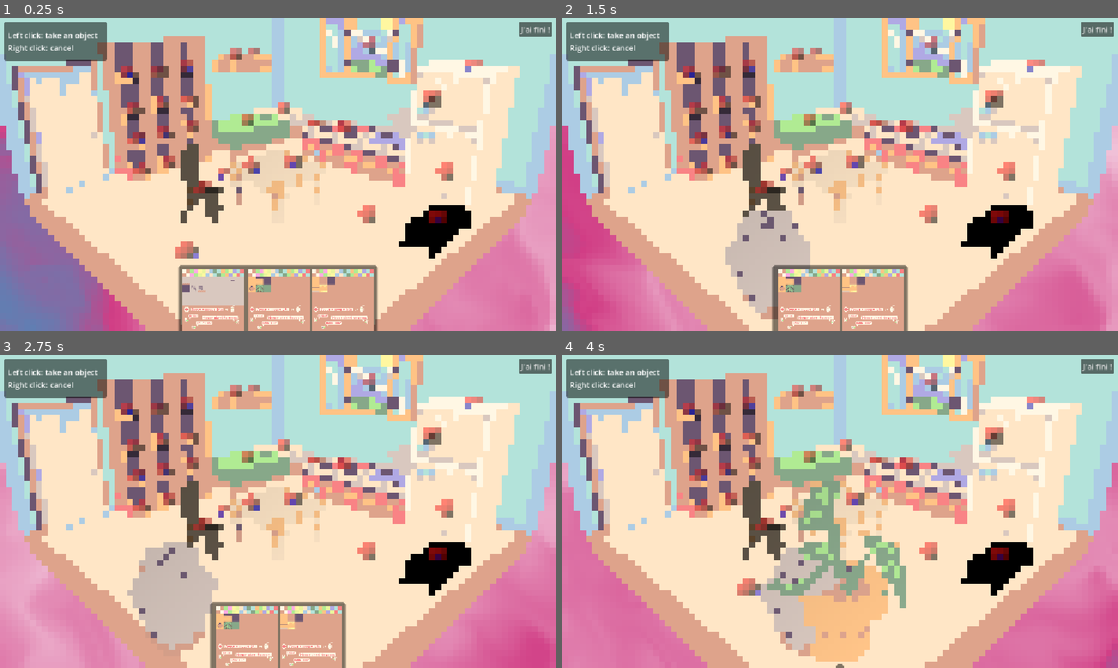
Above: before the commit, frames 1-4 (two rows, left to right).
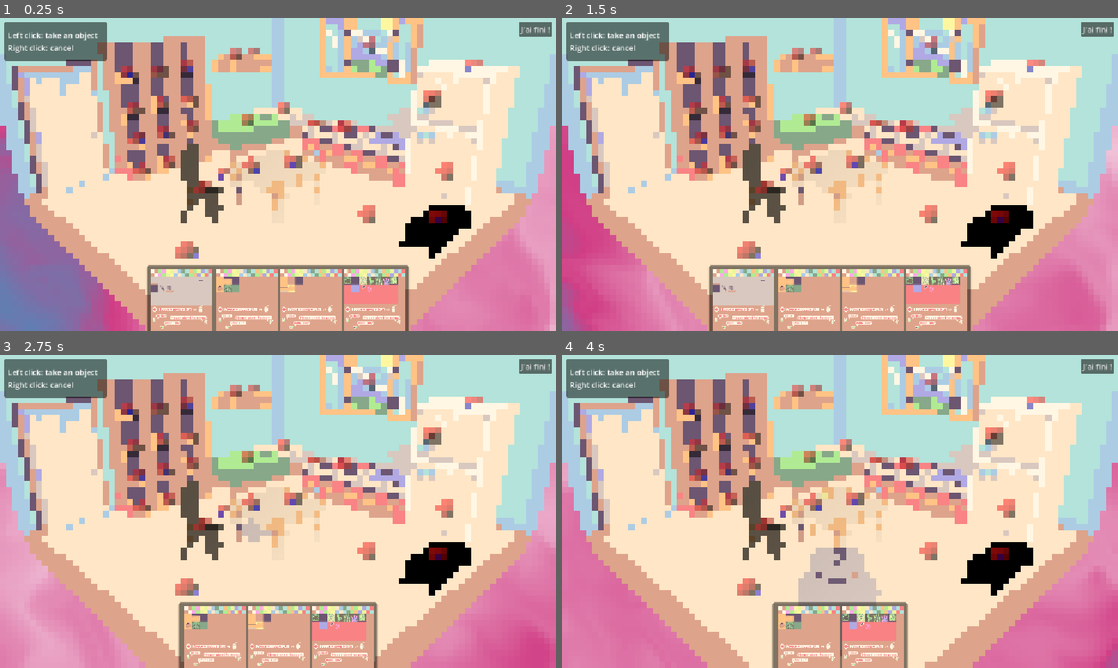
Above: after the commit, the same moments.

Repository: TotoEnF5/enjam-2026
Game: Godot game, scene res://scenes/house.tscn
Two runs of this game, one before a commit and one after it. Both use one fixed random seed, a clock stepped at 60 frames per second and the inputs below.
Inputs (mouse positions are in pixels of both pictures, inside the frame that each line leads up to):
- Up to frame 1 (0.25 s): no input
- Up to frame 2 (1.5 s): click (773, 299) at 0.52 s; click (778, 299) at 1.27 s
- Up to frame 3 (2.75 s): click (183, 636) at 2.02 s
- Up to frame 4 (4 s): click (806, 636) at 2.77 s; click (840, 636) at 3.52 s

The runs differ from the first frame. In frame 1, 5.6% of the frame differs, in the area x 26-74%, y 78-100%; in frame 2, 5.8%; in frame 3, 8.2%; in frame 4, 9.9%, in the area x 35-63%, y 40-100%.

Commit message:
arbre + affiche

Diff:
--- a/resources/inventories/inventory_0.tres
+++ b/resources/inventories/inventory_0.tres
@@ -6,8 +6,9 @@
 [ext_resource type="Resource" uid="uid://4nhpo0t26wa2" path="res://resources/items/chat_moche.tres" id="2_wksgd"]
 [ext_resource type="Resource" uid="uid://bwarnav0rcxuv" path="res://resources/items/plante.tres" id="4_hxdc7"]
 [ext_resource type="Resource" uid="uid://md8njyarhxww" path="res://resources/items/cane.tres" id="5_ieyme"]
+[ext_resource type="Resource" uid="uid://by6k1sv1s3ouy" path="res://resources/items/cadre.tres" id="6_hxdc7"]
 
 [resource]
 script = ExtResource("2_tvn4h")
-items = Array[ExtResource("1_akiyo")]([ExtResource("2_l37ns"), ExtResource("2_wksgd"), ExtResource("4_hxdc7"), ExtResource("5_ieyme")])
+items = Array[ExtResource("1_akiyo")]([ExtResource("2_l37ns"), ExtResource("2_wksgd"), ExtResource("4_hxdc7"), ExtResource("5_ieyme"), ExtResource("6_hxdc7")])
 metadata/_custom_type_script = "uid://bhgyebr222u8t"
--- /dev/null
+++ b/resources/items/affiche.tres
@@ -0,0 +1,13 @@
+[gd_resource type="Resource" script_class="InventoryObject" format=3 uid="uid://p1c82yet53yy"]
+
+[ext_resource type="Texture2D" uid="uid://b2472cg2oe8h7" path="res://assets/Models/AfficheFilm.png" id="1_a01uv"]
+[ext_resource type="Script" uid="uid://dlva75r2hqvej" path="res://resources/inventory_object.gd" id="1_ouc4n"]
+[ext_resource type="PackedScene" uid="uid://ysjbfw5mc4gc" path="res://scenes/placeable_objects/affiche.tscn" id="2_w4y0e"]
+
+[resource]
+script = ExtResource("1_ouc4n")
+inventory_image = ExtResource("1_a01uv")
+placeable_object = ExtResource("2_w4y0e")
+title = "Affiche de film de [Prénom]"
+description = "En plissant les yeux très fort et en louchant, on croirait presque voir [Prénom] sur l'affiche. Je ne vois pas d'autre raison d'avoir gardé une affiche de ce film..."
+metadata/_custom_type_script = "uid://dlva75r2hqvej"
--- /dev/null
+++ b/resources/items/arbre_chat.tres
@@ -0,0 +1,18 @@
+[gd_resource type="Resource" script_class="InventoryObject" format=3 uid="uid://crbwpn7rtbipm"]
+
+[ext_resource type="Script" uid="uid://dlva75r2hqvej" path="res://resources/inventory_object.gd" id="1_6ycq4"]
+[ext_resource type="Texture2D" uid="uid://dch0kgteclirl" path="res://assets/Models/Canne.png" id="1_uyvmv"]
+[ext_resource type="PackedScene" uid="uid://c4ubcxod13q22" path="res://scenes/placeable_objects/arbre_chat.tscn" id="2_cxw44"]
+[ext_resource type="AudioStream" uid="uid://ch83yivrn4m1d" path="res://resources/place_audio.tres" id="2_p5370"]
+[ext_resource type="AudioStream" uid="uid://bsupge02tb6ug" path="res://resources/yeet_audio.tres" id="5_orvuf"]
+
+[resource]
+script = ExtResource("1_6ycq4")
+inventory_image = ExtResource("1_uyvmv")
+placeable_object = ExtResource("2_cxw44")
+title = "Arbre à chat"
+description = "Y'avait rien d'autre à [color=green]Gamm Vert[/color]."
+on_etagere = false
+place_audio_streams = ExtResource("2_p5370")
+yeet_audio_streams = ExtResource("5_orvuf")
+metadata/_custom_type_script = "uid://dlva75r2hqvej"
--- /dev/null
+++ b/resources/items/cadre.tres
@@ -0,0 +1,18 @@
+[gd_resource type="Resource" script_class="InventoryObject" format=3 uid="uid://by6k1sv1s3ouy"]
+
+[ext_resource type="Script" uid="uid://dlva75r2hqvej" path="res://resources/inventory_object.gd" id="1_cr7ps"]
+[ext_resource type="Texture2D" uid="uid://cacxvihjkf5j0" path="res://assets/Models/AquariumAvecPoisson.png" id="1_fa1w0"]
+[ext_resource type="AudioStream" uid="uid://ch83yivrn4m1d" path="res://resources/place_audio.tres" id="2_jsyyq"]
+[ext_resource type="PackedScene" uid="uid://deebf20g30w3" path="res://scenes/placeable_objects/cadre.tscn" id="2_mht6k"]
+[ext_resource type="AudioStream" uid="uid://bsupge02tb6ug" path="res://resources/yeet_audio.tres" id="5_sp0j7"]
+
+[resource]
+script = ExtResource("1_cr7ps")
+inventory_image = ExtResource("1_fa1w0")
+placeable_object = ExtResource("2_mht6k")
+title = "Photo de [Prénom]"
+description = "Pour beaucoup, [Prénom] était un visage comme un autre. Pour moi, c'était la plus belle personne que j'ai pu rencontrer."
+on_wall = true
+place_audio_streams = ExtResource("2_jsyyq")
+yeet_audio_streams = ExtResource("5_sp0j7")
+metadata/_custom_type_script = "uid://dlva75r2hqvej"
--- /dev/null
+++ b/scenes/placeable_objects/affiche.tscn
@@ -0,0 +1,19 @@
+[gd_scene format=3 uid="uid://ysjbfw5mc4gc"]
+
+[ext_resource type="PackedScene" uid="uid://bcwbnrk3xi2c1" path="res://assets/Models/AfficheFilm.gltf" id="1_85umm"]
+[ext_resource type="Script" uid="uid://jylvbhg5b6k0" path="res://scripts/placeable_object.gd" id="1_gv8hg"]
+
+[sub_resource type="BoxShape3D" id="BoxShape3D_c6agx"]
+size = Vector3(1, 6.4311523, 4.112549)
+
+[node name="Affiche" type="Node3D" unique_id=1832518717]
+script = ExtResource("1_gv8hg")
+
+[node name="AfficheFilm" parent="." unique_id=246962491 instance=ExtResource("1_85umm")]
+transform = Transform3D(1, 0, 0, 0, 1, 0, 0, 0, 1, 0, -0.38303447, 2.4191635)
+
+[node name="StaticBody3D" type="StaticBody3D" parent="." unique_id=532892250]
+
+[node name="CollisionShape3D" type="CollisionShape3D" parent="StaticBody3D" unique_id=1078218762]
+transform = Transform3D(1, 0, 0, 0, 1, 0, 0, 0, 1, 0, 3.1643066, 0.00012207031)
+shape = SubResource("BoxShape3D_c6agx")
--- /dev/null
+++ b/scenes/placeable_objects/arbre_chat.tscn
@@ -0,0 +1,19 @@
+[gd_scene format=3 uid="uid://c4ubcxod13q22"]
+
+[ext_resource type="Script" uid="uid://jylvbhg5b6k0" path="res://scripts/placeable_object.gd" id="1_4im3t"]
+[ext_resource type="PackedScene" uid="uid://d2rcoo23wn6um" path="res://assets/Models/ArbreàChat.gltf" id="1_jetdr"]
+
+[sub_resource type="BoxShape3D" id="BoxShape3D_c6agx"]
+size = Vector3(3.1694336, 5.7901, 4.113159)
+
+[node name="ArbreChat" type="Node3D" unique_id=550506935]
+script = ExtResource("1_4im3t")
+
+[node name="ArbreàChat" parent="." unique_id=180113362 instance=ExtResource("1_jetdr")]
+transform = Transform3D(1, 0, 0, 0, 1, 0, 0, 0, 1, 0, 0, 0.838657)
+
+[node name="StaticBody3D" type="StaticBody3D" parent="." unique_id=132902786]
+
+[node name="CollisionShape3D" type="CollisionShape3D" parent="StaticBody3D" unique_id=250289577]
+transform = Transform3D(1, 0, 0, 0, 1, 0, 0, 0, 1, 1.0847168, 2.9224548, -0.06793213)
+shape = SubResource("BoxShape3D_c6agx")
--- /dev/null
+++ b/scenes/placeable_objects/cadre.tscn
@@ -0,0 +1,24 @@
+[gd_scene format=3 uid="uid://deebf20g30w3"]
+
+[ext_resource type="PackedScene" uid="uid://dx54evv7mej3t" path="res://assets/Models/Cadre_photo.glb" id="1_gyf1u"]
+[ext_resource type="Script" uid="uid://jylvbhg5b6k0" path="res://scripts/placeable_object.gd" id="1_vt8dm"]
+
+[sub_resource type="BoxShape3D" id="BoxShape3D_c6agx"]
+size = Vector3(1.064209, 2.091858, 1.5370483)
+
+[node name="Cadre" type="Node3D" unique_id=945779781]
+script = ExtResource("1_vt8dm")
+is_portrait = true
+
+[node name="Cadre_photo" parent="." unique_id=212363784 instance=ExtResource("1_gyf1u")]
+
+[node name="Mesh_112" parent="Cadre_photo" index="0" unique_id=1592075689]
+transform = Transform3D(-4.371139e-08, 0, -1, 0, 1, 0, 1, 0, -4.371139e-08, 0, 0, 0)
+
+[node name="StaticBody3D" type="StaticBody3D" parent="." unique_id=2147126062]
+
+[node name="CollisionShape3D" type="CollisionShape3D" parent="StaticBody3D" unique_id=1580047737]
+transform = Transform3D(1, 0, 0, 0, 1, 0, 0, 0, 1, 0.2454834, 0.9756775, -0.0030212402)
+shape = SubResource("BoxShape3D_c6agx")
+
+[editable path="Cadre_photo"]
--- a/scripts/placeable_object.gd
+++ b/scripts/placeable_object.gd
@@ -1,10 +1,19 @@
 extends Node3D
 
+
+@export var is_portrait: bool = false
 
 var item: InventoryObject
 var inventory_index: int
 
 @onready var _static_body = $StaticBody3D
+
+
+func _ready() -> void:
+	if is_portrait:
+		var mesh: MeshInstance3D = get_child(0).get_child(0)
+		var material: StandardMaterial3D = mesh.get_active_material(1)
+		material.albedo_texture = ImageTexture.create_from_image(Globals.painting)
 
 
 func target() -> void:
Binary file added: assets/Models/AfficheFilm.bin
Not shown, added: assets/Models/AfficheFilm.gltf
Not shown, added: assets/Models/AfficheFilm.gltf.import
Binary file added: assets/Models/AfficheFilm.png
Not shown, added: assets/Models/AfficheFilm.png.import
Binary file added: assets/Models/ArbreàChat.bin
Not shown, added: assets/Models/ArbreàChat.gltf
Not shown, added: assets/Models/ArbreàChat.gltf.import
Binary file added: assets/Models/ArbreàChat.png
Not shown, added: assets/Models/ArbreàChat.png.import
Binary file added: assets/Models/Gamelle.bin
Not shown, added: assets/Models/Gamelle.gltf
(and 8 more such lines)
